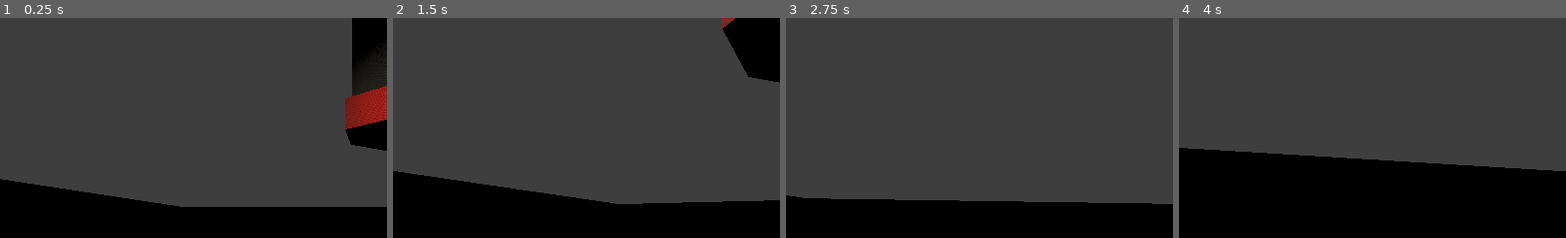
Above: before the commit, frames 1-4 (left to right).
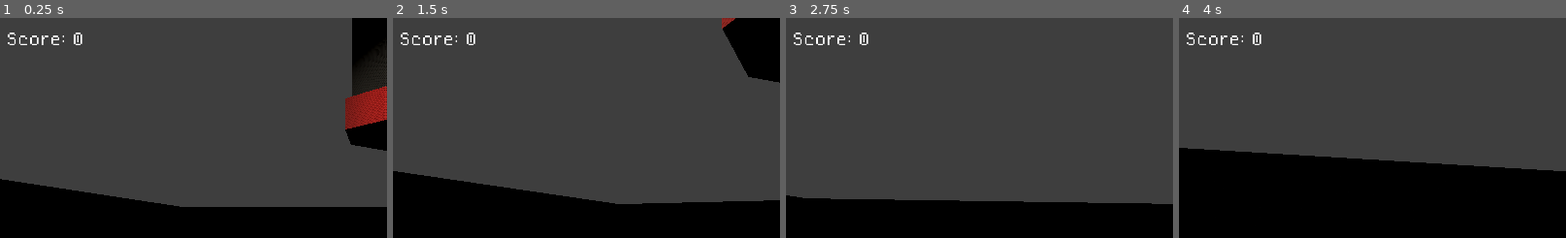
Above: after the commit, the same moments.

Repository: c0sx/ld58
Game: Godot game, scene res://scenes/main.tscn
Two runs of this game, one before a commit and one after it. Both use one fixed random seed, a clock stepped at 60 frames per second and the inputs below.
Inputs (mouse positions are % of the whole screen's width and height, from its top left):
- Up to frame 1 (0.25 s): no input
- Up to frame 2 (1.5 s): tap Enter at 0.5 s; move the mouse to (55, 50) at 0.52 s; hold E (interact) 0.53-1.28 s; hold W (move_forward) from 0.53 s (still down); move the mouse to (45, 50) at 1.27 s; tap E (interact) at 1.35 s
- Up to frame 3 (2.75 s): keep holding W (move_forward); move the mouse to (52, 48) at 2.02 s; hold E (interact) from 2.03 s (still down)
- Up to frame 4 (4 s): keep holding W (move_forward); move the mouse to (49, 52) at 2.77 s; release E (interact) at 2.78 s; tap E (interact) at 2.85 s; move the mouse to (57, 51) at 3.52 s; hold E (interact) from 3.53 s (still down)
The pictures show only the part of the screen within x 0-50%, y 0-50%; the shares and areas given below are measured in that part.

The runs differ from the first frame. In frame 1, 0.3% of the frame differs, in the area x 2-22%, y 6-13%; in frame 2, 0.3%; in frame 3, 0.3%; in frame 4, 0.3%.

Commit message:
add score

Diff:
--- a/game-over-screen/game-over-screen.gd
+++ b/game-over-screen/game-over-screen.gd
@@ -1,11 +1,17 @@
 class_name GameOverScreen
 extends Control
 
+@export var score = 0.0
+
 @onready var _restart_button: Button = $RestartButton
+@onready var _score: Label = $Score
 
 func _ready() -> void:
 	_restart_button.pressed.connect(_on_clicked)
 
+func update_score(score: float) -> void:
+	_score.text = "Score: " + str(int(score))
+
 func _on_clicked() -> void:
 	get_tree().paused = false
 	get_tree().reload_current_scene()
--- a/game-over-screen/game-over-screen.tscn
+++ b/game-over-screen/game-over-screen.tscn
@@ -93,6 +93,24 @@
 grow_vertical = 2
 theme_override_styles/panel = SubResource("StyleBoxFlat_x6tyg")
 
+[node name="Score" type="Label" parent="."]
+layout_mode = 1
+anchors_preset = 8
+anchor_left = 0.5
+anchor_top = 0.5
+anchor_right = 0.5
+anchor_bottom = 0.5
+offset_left = -138.0
+offset_top = 54.0
+offset_right = 138.0
+offset_bottom = 118.0
+grow_horizontal = 2
+grow_vertical = 2
+text = "Score: 0"
+label_settings = ExtResource("2_b2mix")
+horizontal_alignment = 1
+vertical_alignment = 1
+
 [node name="Label" type="Label" parent="."]
 layout_mode = 1
 anchors_preset = 8
--- a/loot-item/ball/ball.tres
+++ b/loot-item/ball/ball.tres
@@ -6,3 +6,4 @@
 script = ExtResource("1_oacrl")
 name = "ball"
 rarity = 1
+score = 10
--- a/loot-item/gold-jewelry/gold-jewelry.tres
+++ b/loot-item/gold-jewelry/gold-jewelry.tres
@@ -6,3 +6,4 @@
 script = ExtResource("1_26vvd")
 name = "gold jewelry"
 rarity = 5
+score = 500
--- a/loot-item/loot-item-resourse.gd
+++ b/loot-item/loot-item-resourse.gd
@@ -3,3 +3,4 @@
 
 @export var name: String
 @export var rarity: int
+@export var score: int
--- a/loot-item/old-toy/old-toy.tres
+++ b/loot-item/old-toy/old-toy.tres
@@ -6,3 +6,4 @@
 script = ExtResource("1_iqisg")
 name = "old toy"
 rarity = 2
+score = 50
--- a/player/player.gd
+++ b/player/player.gd
@@ -13,6 +13,7 @@
 @onready var _audio_stream_player: AudioStreamPlayer3D = $AudioStreamPlayer3D
 
 signal inventory_changed(value: Dictionary)
+signal item_collected(item: LootItemResource)
 
 var _gravity = ProjectSettings.get_setting("physics/3d/default_gravity")
 
@@ -68,6 +69,7 @@
 	_inventory[item.name] = value + 1
 
 	emit_signal("inventory_changed")
+	emit_signal("item_collected", item)
 
 func build_plan(quota: Dictionary) -> Dictionary:
 	var plan = {}
--- a/scenes/main-scene.gd
+++ b/scenes/main-scene.gd
@@ -13,6 +13,7 @@
 
 var _first_interacted = false
 var _is_quota_started = false
+var _score = 0.0
 
 func _ready() -> void:
 	Engine.max_fps = 60
@@ -26,6 +27,7 @@
 	_tube_button.exit_button_area.connect(_on_exit_button_area)
 	_tube_button.pressed.connect(_on_button_pressed)
 
+	_player.item_collected.connect(_on_item_collected)
 	_player.inventory_changed.connect(_on_inventory_changed)
 
 	_quota.quota_started.connect(_on_quota_started)
@@ -73,6 +75,10 @@
 
 	_tube.spawn()
 
+func _on_item_collected(item: LootItemResource) -> void:
+	_score += item.score
+	_ui.update_score(_score)
+
 func _on_inventory_changed() -> void:
 	var plan = _player.build_plan(_quota.get_current_quota())
 	_ui.update_quota_plan(plan)
@@ -99,6 +105,7 @@
 func _game_over() -> void:
 	Input.set_mouse_mode(Input.MOUSE_MODE_VISIBLE)
 	get_tree().paused = true
+	_game_over_screen.update_score(_score)
 	_game_over_screen.visible = true
 
 func _on_game_paused() -> void:
--- a/ui/ui.gd
+++ b/ui/ui.gd
@@ -5,6 +5,7 @@
 @onready var _label: Label = $MessagePanel/Label
 @onready var _timer: Label = $TimeLeft
 @onready var _inventory: VBoxContainer = $Inventory
+@onready var _score: Label = $Score
 
 func _ready() -> void:
 	_message.visible = false
@@ -47,3 +48,6 @@
 
 func update_quota_timer(value: float) -> void:
 	_timer.text = "Time Left: " + str(int(value))
+
+func update_score(score: float) -> void:
+	_score.text = "Score: " + str(int(score))
--- a/ui/ui.tscn
+++ b/ui/ui.tscn
@@ -89,3 +89,12 @@
 
 [node name="Label" type="Label" parent="Inventory"]
 layout_mode = 2
+
+[node name="Score" type="Label" parent="."]
+layout_mode = 1
+offset_left = 20.0
+offset_top = 20.0
+offset_right = 220.0
+offset_bottom = 84.0
+text = "Score: 0"
+label_settings = ExtResource("2_dnk1i")
